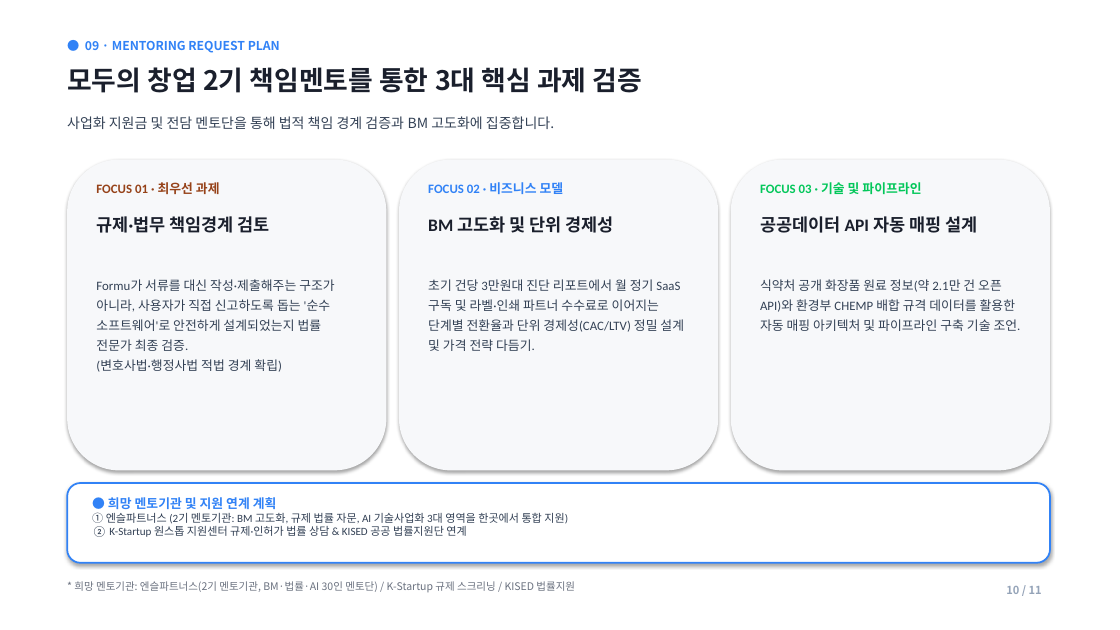
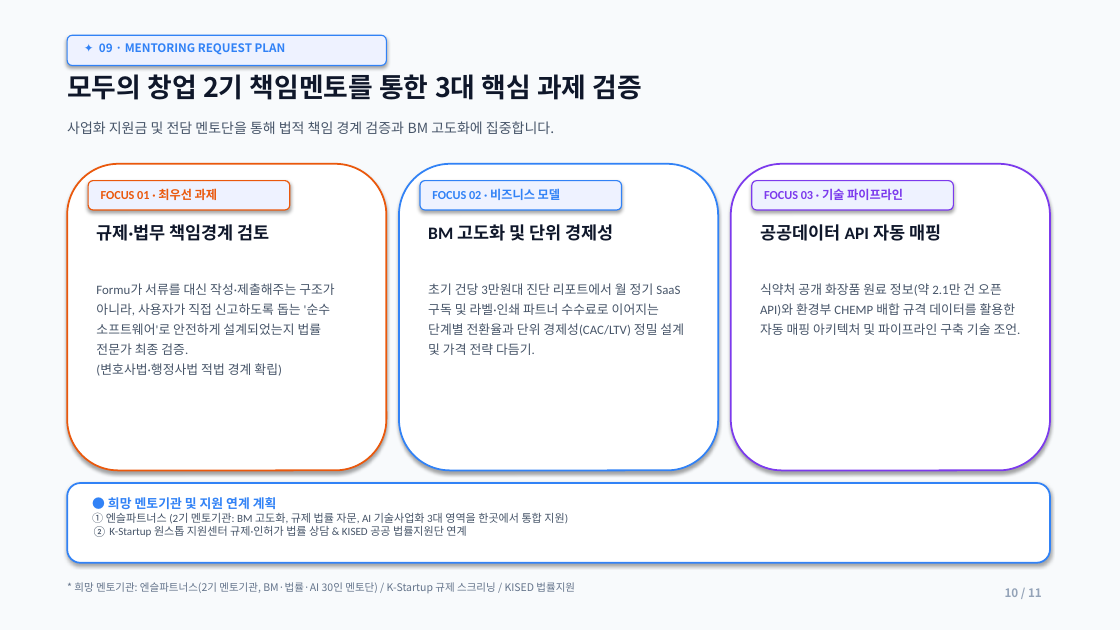
Before and after one commit to lita-lilith16/formu-landing, a slide deck: slide 10 of public/formu_pitch_deck.pptx. Drawn at 1120x630 pixels with LibreOffice and Linux fonts; fonts in the diff are those of the drawing. Boxes give left, top, right and bottom in pixels: in the first picture for what was removed or moved away, otherwise in the second. Text is boxed around its words. In the diff, an @@ line names an element or a change of style, - is before the commit and + after.

Commit message:
feat(pitch-deck): apply 3D glassmorphism reference style with blue-purple-white palette, Kanban scheduling, exploded architecture, and bold metric cards

```diff
--- a/public/formu_pitch_deck.pptx
+++ b/public/formu_pitch_deck.pptx
@@ rectangle at (0, 0, 1120, 630): fill #FFFFFF to #F8FAFC @@
@@ rounded rectangle added at (67, 35, 386, 66), fill #EEF2FF, outline #3182F6 1 pt @@
@@ text at (99, 43, 286, 55): text changed; size 10.5 to 10 pt @@
-● 09 · MENTORING REQUEST PLAN
+✦ 09 · MENTORING REQUEST PLAN
@@ text "모두의 창업 2기 책임멘토를 통한 ...": place and size @@
-text "모두의 창업 2기 책임멘토를 통한 ..." at (67, 67, 642, 93)
+text "모두의 창업 2기 책임멘토를 통한 ..." at (67, 74, 642, 100)
@@ text colour #334155 to #475569 in 4 elements at (96, 283, 334, 376), (428, 283, 684, 355), (760, 283, 1021, 335), (67, 121, 554, 134) @@
@@ rounded rectangle: place and size @@
-rounded rectangle at (67, 160, 386, 471)
+rounded rectangle at (67, 164, 386, 471)
@@ rounded rectangle at (67, 164, 386, 471): fill #F7F8FA to #FFFFFF; outline none to #EA580C 1.5 pt @@
@@ rounded rectangle: place and size @@
-rounded rectangle at (399, 160, 718, 471)
+rounded rectangle at (399, 164, 718, 471)
@@ rounded rectangle at (399, 164, 718, 471): fill #F7F8FA to #FFFFFF; outline none to #3182F6 1.5 pt @@
@@ rounded rectangle: place and size @@
-rounded rectangle at (731, 160, 1050, 471)
+rounded rectangle at (731, 164, 1050, 471)
@@ rounded rectangle at (731, 164, 1050, 471): fill #F7F8FA to #FFFFFF; outline none to #7C3AED 1.5 pt @@
@@ rounded rectangle added at (88, 181, 290, 210), fill #EEF2FF, outline #EA580C 1 pt @@
@@ text "FOCUS 01 · 최우선 과제" at (101, 188, 217, 200): size 11 to 10.5 pt, text colour #964219 to #EA580C @@
@@ rounded rectangle added at (420, 181, 622, 210), fill #EEF2FF, outline #3182F6 1 pt @@
@@ text "FOCUS 02 · 비즈니스 모델" at (432, 188, 560, 200): size 11 to 10.5 pt @@
@@ rounded rectangle added at (752, 181, 954, 210), fill #EEF2FF, outline #7C3AED 1 pt @@
@@ text at (764, 188, 903, 200): text changed; size 11 to 10.5 pt; text colour #03C75A to #7C3AED @@
-FOCUS 03 · 기술 및 파이프라인
+FOCUS 03 · 기술 파이프라인
@@ text colour #1A1F2C to #0F172A in 3 elements at (67, 74, 642, 100), (428, 224, 614, 241), (96, 224, 270, 241) @@
@@ text "규제·법무 책임경계 검토": place and size @@
-text "규제·법무 책임경계 검토" at (96, 216, 270, 233)
+text "규제·법무 책임경계 검토" at (96, 224, 270, 241)
@@ text "BM 고도화 및 단위 경제성": place and size @@
-text "BM 고도화 및 단위 경제성" at (428, 216, 614, 233)
+text "BM 고도화 및 단위 경제성" at (428, 224, 614, 241)
@@ text at (760, 224, 941, 241): text changed; text colour #1A1F2C to #0F172A @@
-공공데이터 API 자동 매핑 설계
+공공데이터 API 자동 매핑
@@ text at (92, 512, 568, 537): text colour #334155 to #475569 in "① 엔슬파트너스 (2기 멘토기관: BM 고도화, 규제 ..." @@
@@ text "* 희망 멘토기관: 엔슬파트너스(2기 멘토기관, ..." at (74, 582, 575, 593): text colour #6B7280 to #64748B @@
@@ text "10 / 11" at (1005, 588, 1042, 597): size 9.5 to 10 pt @@
```
Also in this commit, not shown: 10 other slides changed, 1 other file.
